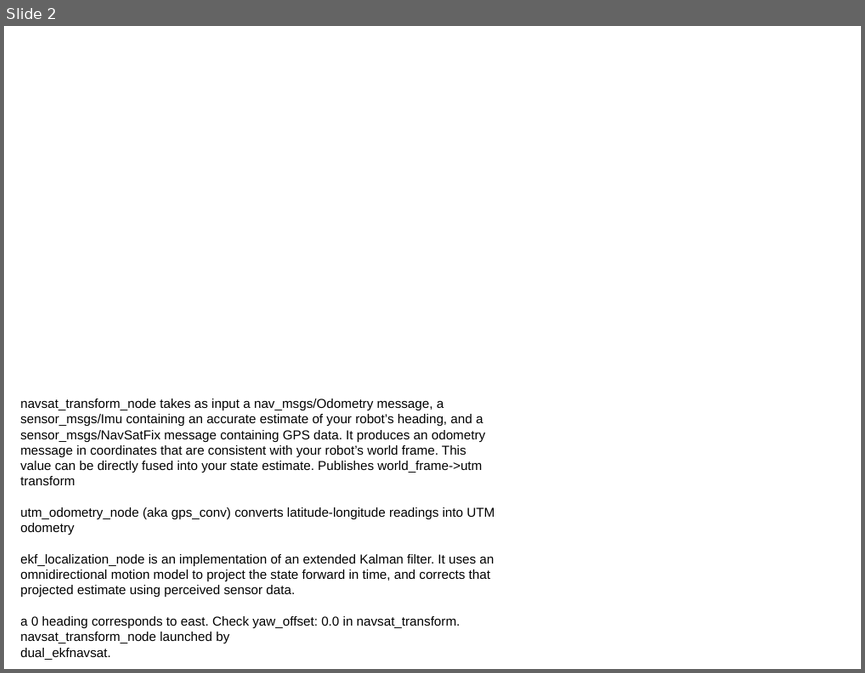
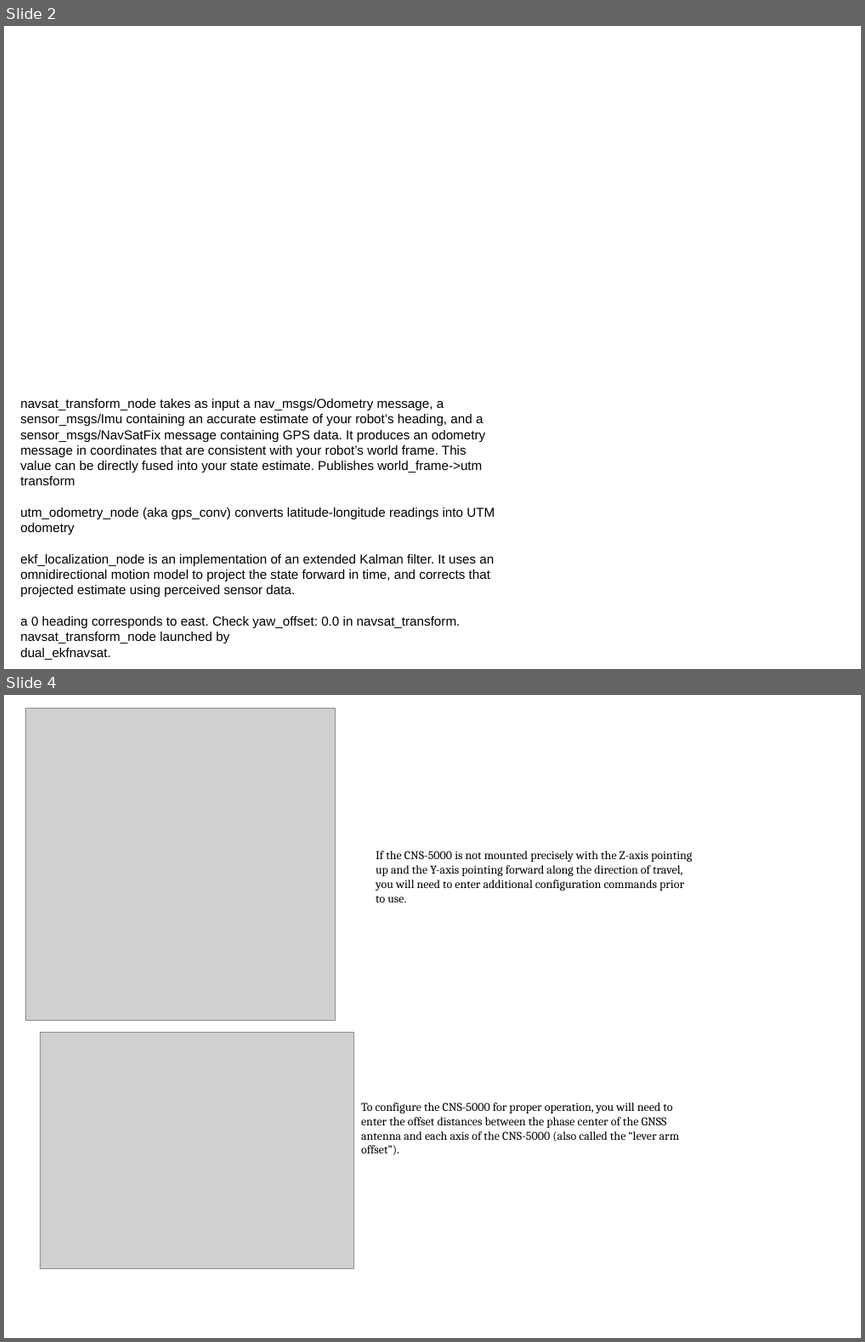
Before and after one commit to westpoint-robotics/iggy, a slide deck: Documentation/Navigation/ROS_Coord_Frames.odp. Shown one above the other, each under a label of ours: slide 2 before the commit, slides 2 and 4 after it; the slides between them are not shown. The pictures are 865x673 and 865x1342 pixels, drawn with LibreOffice and Linux fonts; fonts in the diff are those of the drawing; grey boxes stand for pictures; background and template pictures are left out. Boxes give left, top, right and bottom in pixels: in the first picture for what was removed or moved away, otherwise in the second. Text is boxed around its words. In the diff, an @@ line names an element or a change of style, - is before the commit and + after.

```diff
--- a/Documentation/Navigation/ROS_Coord_Frames.odp
+++ b/Documentation/Navigation/ROS_Coord_Frames.odp
@@ slide 4 added at [4,695,861,1338], background #FFFFFF @@
@@ picture added at [25,709,336,1020] @@
@@ text added at [375,851,692,902], 11 pt, text #000000 @@
+If the CNS-5000 is not mounted precisely with the Z-axis pointing
+up and the Y-axis pointing forward along the direction of travel,
+you will need to enter additional configuration commands prior
+to use.
@@ picture added at [41,1032,354,1268] @@
@@ text added at [361,1102,679,1155], 11 pt, text #000000 @@
+To configure the CNS-5000 for proper operation, you will need to
+enter the offset distances between the phase center of the GNSS
+antenna and each axis of the CNS-5000 (also called the “lever arm
+offset”).
```
Also in this commit, not shown: 1 other slide added, 6 other files.
